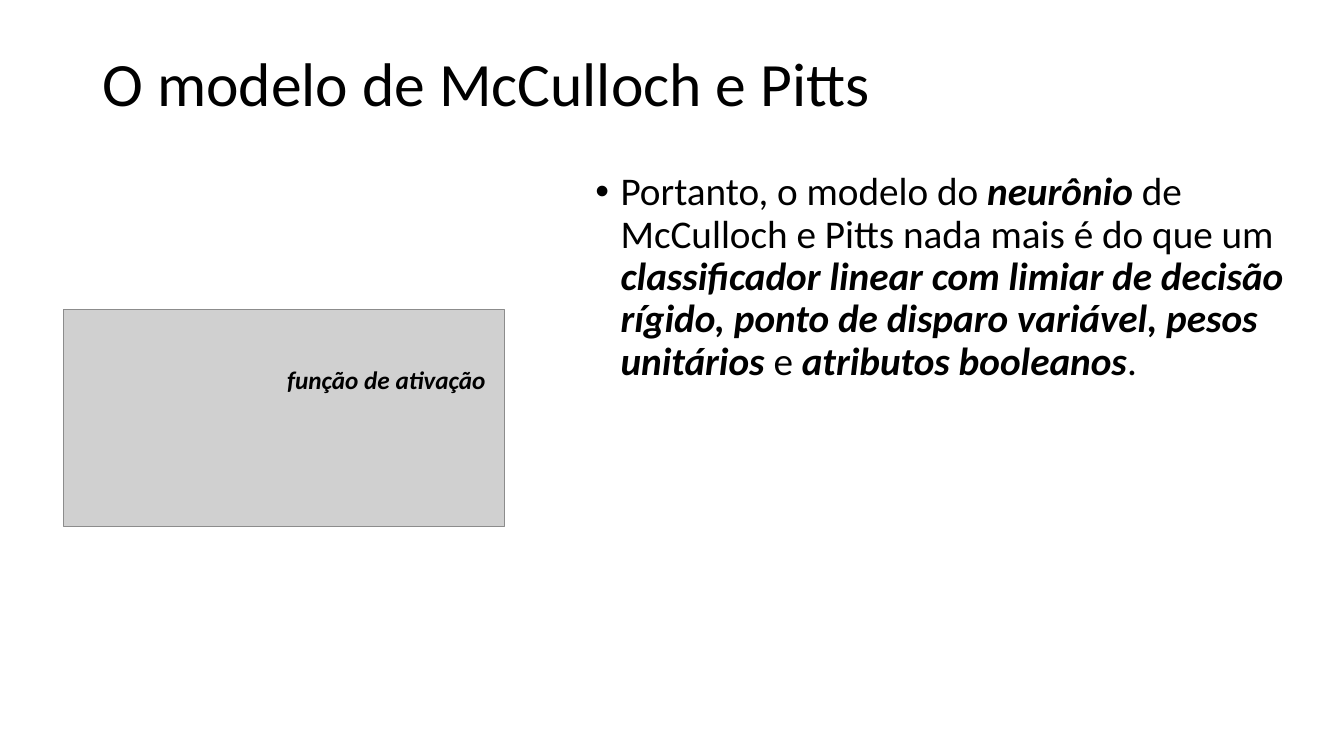
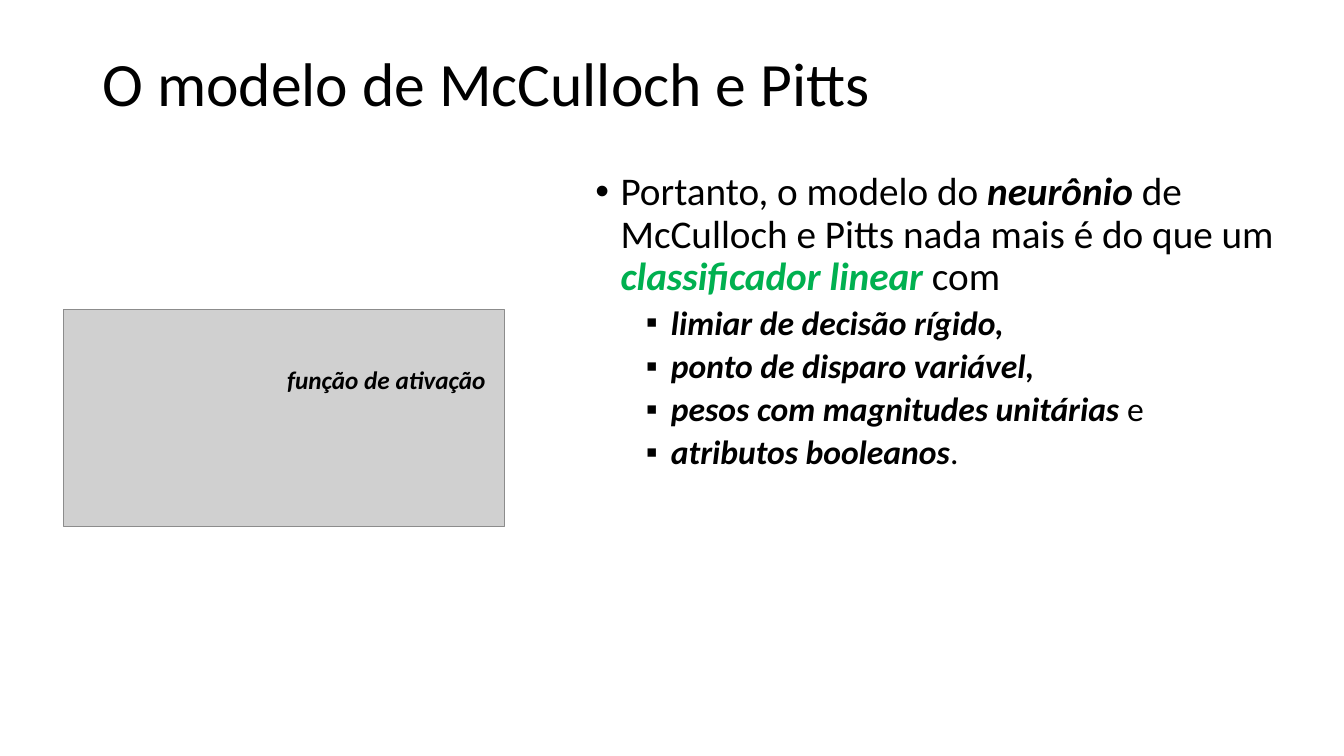
Before and after one commit to zz4fap/t320_aprendizado_de_maquina, a slide deck: slide 18 of slides/T320_Redes_Neurais_Artificiais (Parte I).pptx. Drawn at 1344x756 pixels with LibreOffice and Linux fonts; fonts in the diff are those of the drawing; grey boxes stand for pictures. Boxes give left, top, right and bottom in pixels: in the first picture for what was removed or moved away, otherwise in the second. Text is boxed around its words. In the diff, an @@ line names an element or a change of style, - is before the commit and + after.

Commit message:
update of slides

```diff
--- a/slides/T320_Redes_Neurais_Artificiais (Parte I).pptx
+++ b/slides/T320_Redes_Neurais_Artificiais (Parte I).pptx
@@ text at (621,177,1274,465): text changed; size 28 to 24 pt @@
-• Portanto, o modelo do neurônio de McCulloch e Pitts nada mais é do que um classificador linear com limiar de decisão rígido, ponto de disparo variável, pesos unitários e atributos booleanos.
+• Portanto, o modelo do neurônio de McCulloch e Pitts nada mais é do que um classificador linear com
+  ▪ limiar de decisão rígido,
+  ▪ ponto de disparo variável,
+  ▪ pesos com magnitudes unitárias e
+  ▪ atributos booleanos.
```
Also in this commit, not shown: 9 other slides changed, 1 other file.
